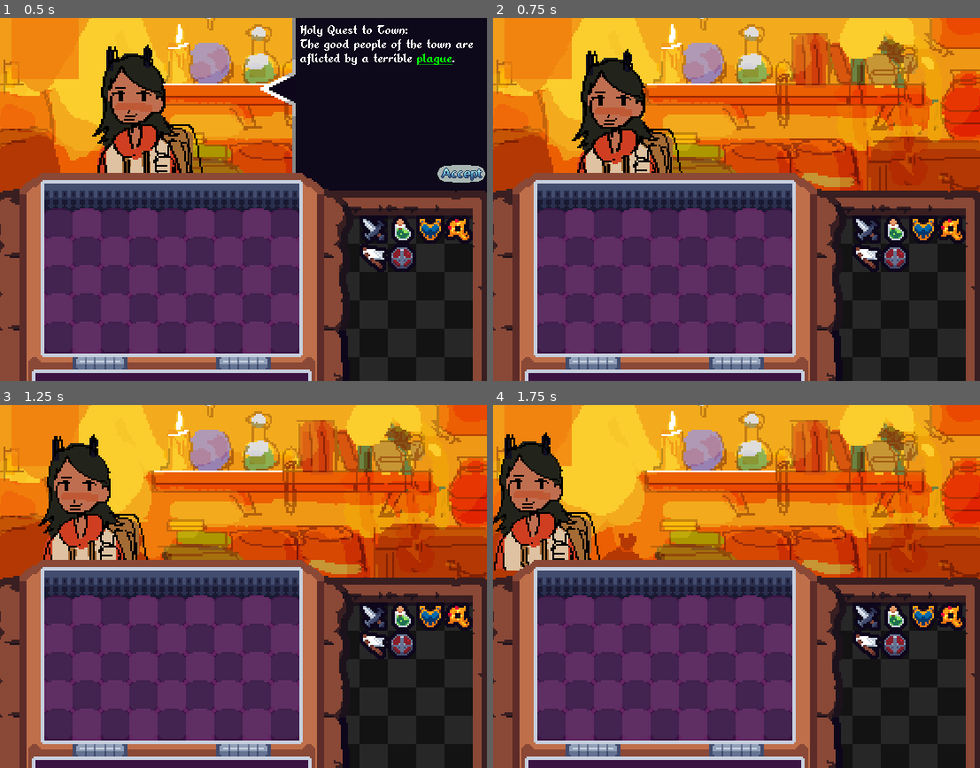
Above: before the commit, frames 1-4 (two rows, left to right).
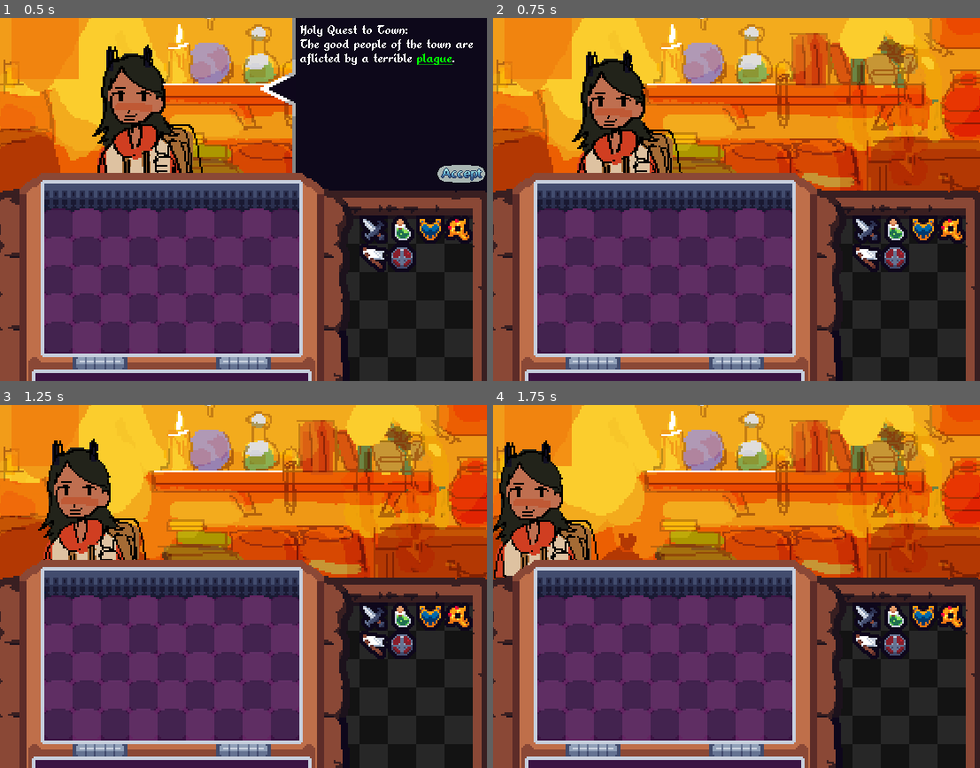
Above: after the commit, the same moments.

Repository: ObliteratedEntertainment/LudumDare54
Game: Godot game, scene res://main.tscn
Same seed, same stepped clock (60 frames per second), same inputs: the game is played once before the commit and once after it.
Inputs (mouse positions are in pixels of both pictures, inside the frame that each line leads up to):
- Up to frame 1 (0.5 s): no input
- Up to frame 2 (0.75 s): click (955, 174) at 0.5 s
- Up to frame 3 (1.25 s): no input
- Up to frame 4 (1.75 s): move the mouse to (843, 568) at 1.27 s; tap R (item_rotate) at 1.35 s

Frame 1 is identical in both runs. In frame 2, 0.6% of the frame differs, in the area x 16-39%, y 8-43%; in frame 3, 2.1%; in frame 4, 3.0%, in the area x 0-22%, y 7-48%.

Commit message:
Move downward on exit

Diff:
--- a/main.tscn
+++ b/main.tscn
@@ -46,7 +46,7 @@
 "times": PackedFloat32Array(0, 3),
 "transitions": PackedFloat32Array(1, 1),
 "update": 0,
-"values": [Vector2(88.5, 56.5), Vector2(-50, 50)]
+"values": [Vector2(88.5, 56.5), Vector2(-50, 62)]
 }
 tracks/1/type = "method"
 tracks/1/imported = false
